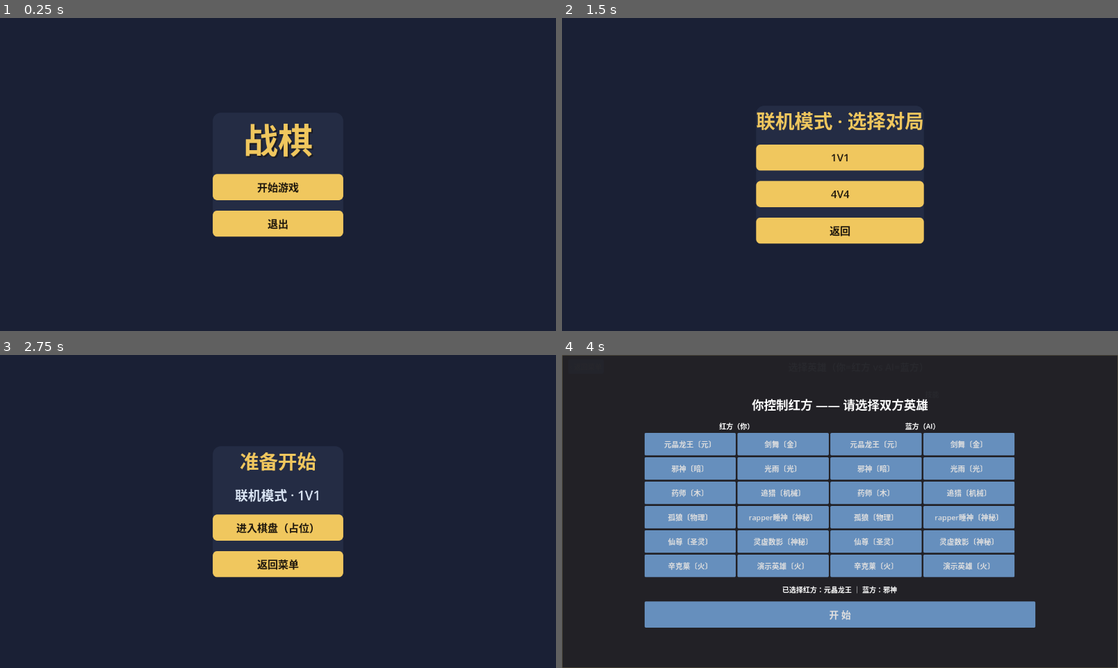
Above: before the commit, frames 1-4 (two rows, left to right).
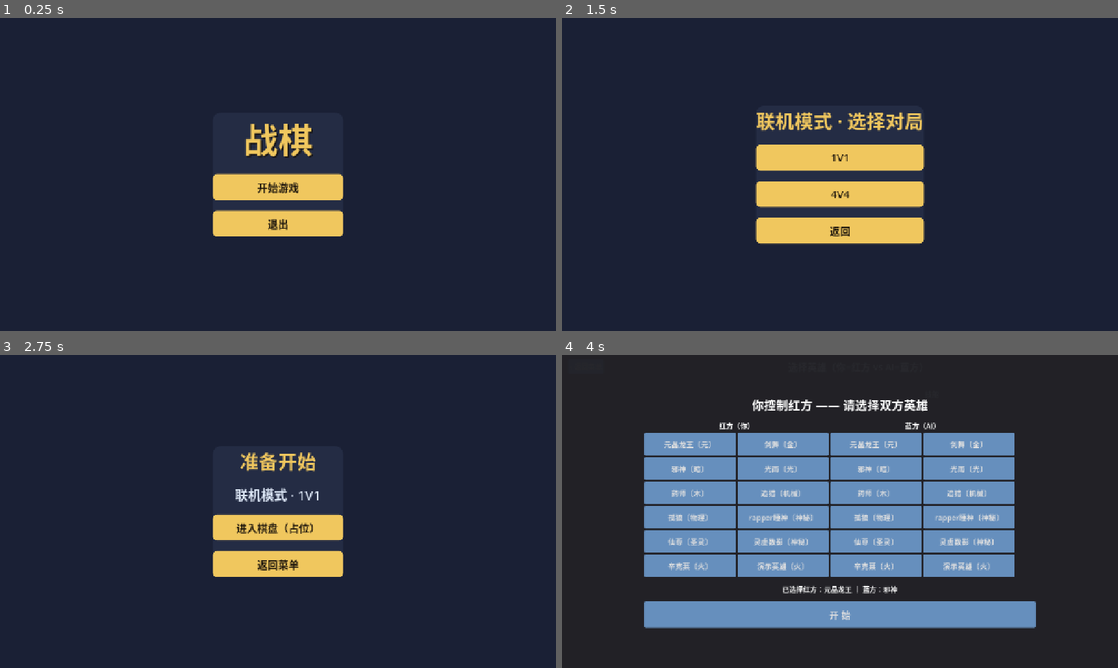
Above: after the commit, the same moments.

Repository: CBWZS-Cyber/zhanqi-godot
Game: Godot game, scene res://scenes/MainUI.tscn
Two runs of this game, one before a commit and one after it. Both use one fixed random seed, a clock stepped at 60 frames per second and the inputs below.
Inputs:
- Up to frame 1 (0.25 s): no input
- Up to frame 2 (1.5 s): click "开始游戏" at 0.5 s; click "联机模式" at 1.25 s
- Up to frame 3 (2.75 s): click "1V1" at 2 s
- Up to frame 4 (4 s): click "进入棋盘（占位）" at 2.75 s; click "‹ 返回菜单" at 3.5 s

The runs differ from the first frame. In frame 1, 0.7% of the frame differs, in the area x 38-62%, y 33-70%; in frame 2, 1.2%; in frame 3, 1.1%; in frame 4, 4.4%, in the area x 0-100%, y 0-100%.

Commit message:
全局缩放一劳永逸：stretch/mode=canvas_items + aspect=keep——全屏/窗口统一等比放大，文字按目标分辨率重绘不模糊；各场景手动缩放自动归一

Diff:
--- a/project.godot
+++ b/project.godot
@@ -23,7 +23,8 @@
 window/size/viewport_width=1280
 window/size/viewport_height=720
 window/size/mode="Maximized"
-window/stretch/aspect="expand"
+window/stretch/mode="canvas_items"
+window/stretch/aspect="keep"
 
 [rendering]
 
